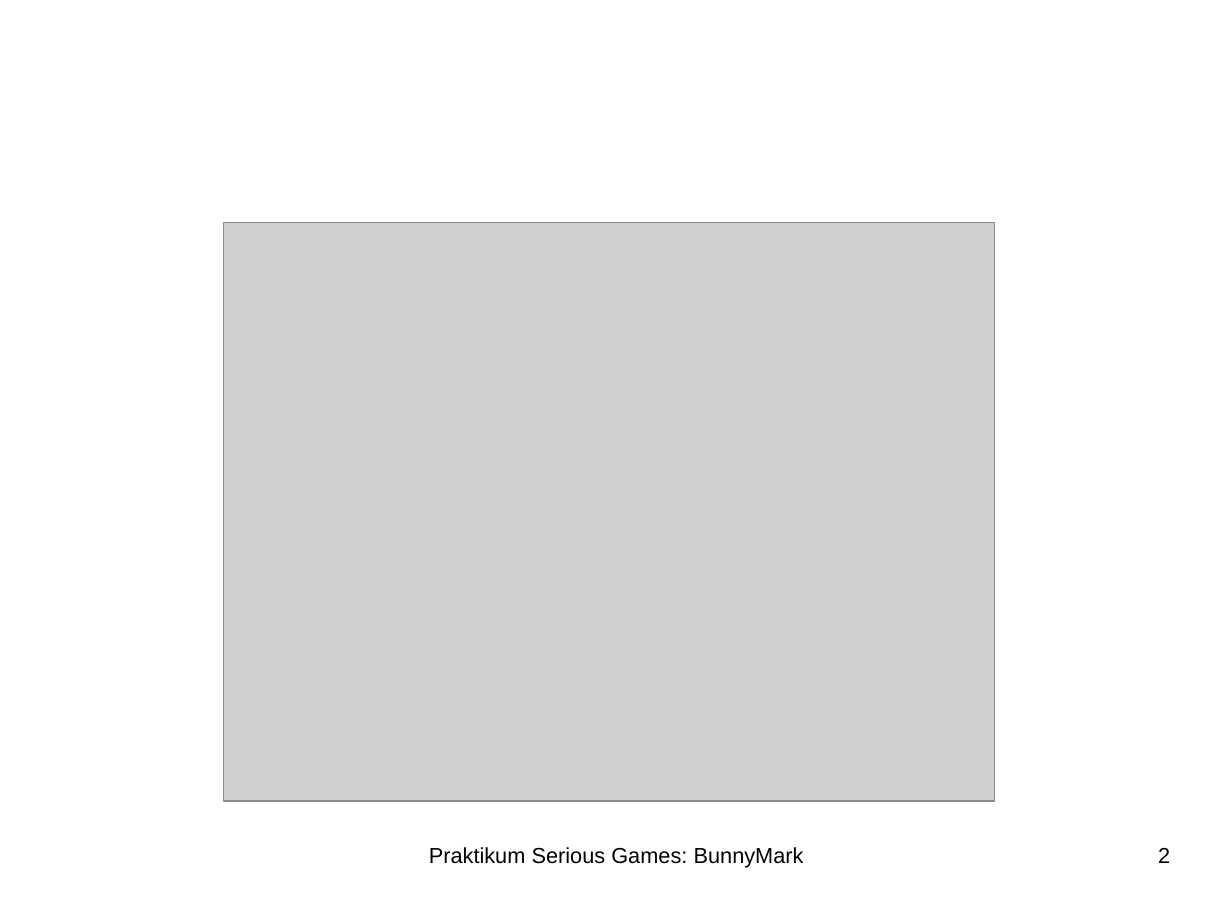
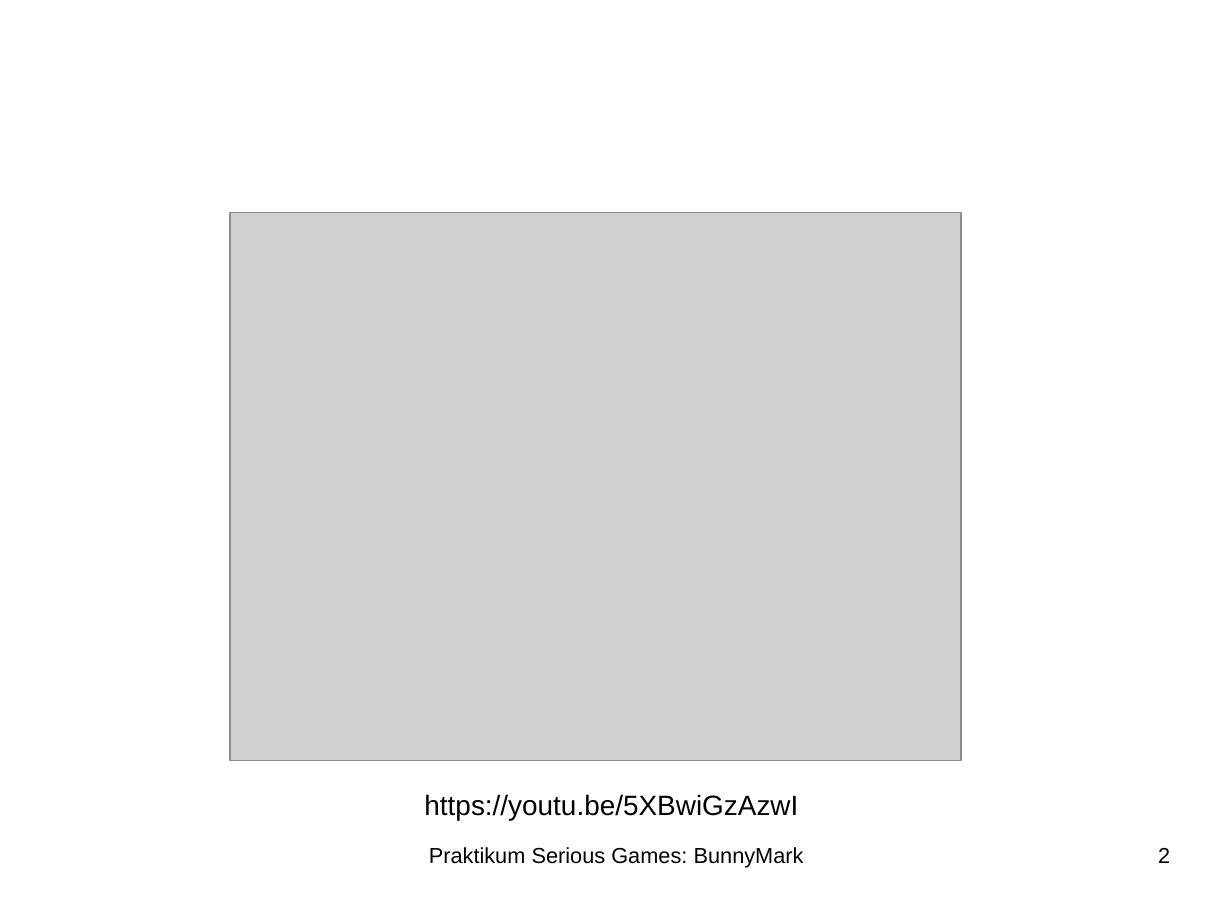
Before and after one commit to LiXiling/bunnysuite, a slide deck: slide 2 of Ausarbeitung/Presentation.odp. Drawn at 1232x924 pixels with LibreOffice and Linux fonts; fonts in the diff are those of the drawing; grey boxes stand for pictures; background and template pictures are left out. Boxes give left, top, right and bottom in pixels: in the first picture for what was removed or moved away, otherwise in the second. Text is boxed around its words. In the diff, an @@ line names an element or a change of style, - is before the commit and + after.

Commit message:
presentation angepasst

```diff
--- a/Ausarbeitung/Presentation.odp
+++ b/Ausarbeitung/Presentation.odp
@@ picture: place and size @@
-picture at bbox=[224, 222, 995, 800]
+picture at bbox=[230, 212, 961, 761]
@@ text added at bbox=[424, 794, 798, 820], 18 pt, text #000000 @@
+https://youtu.be/5XBwiGzAzwI
```
Also in this commit, not shown: 2 other files.
